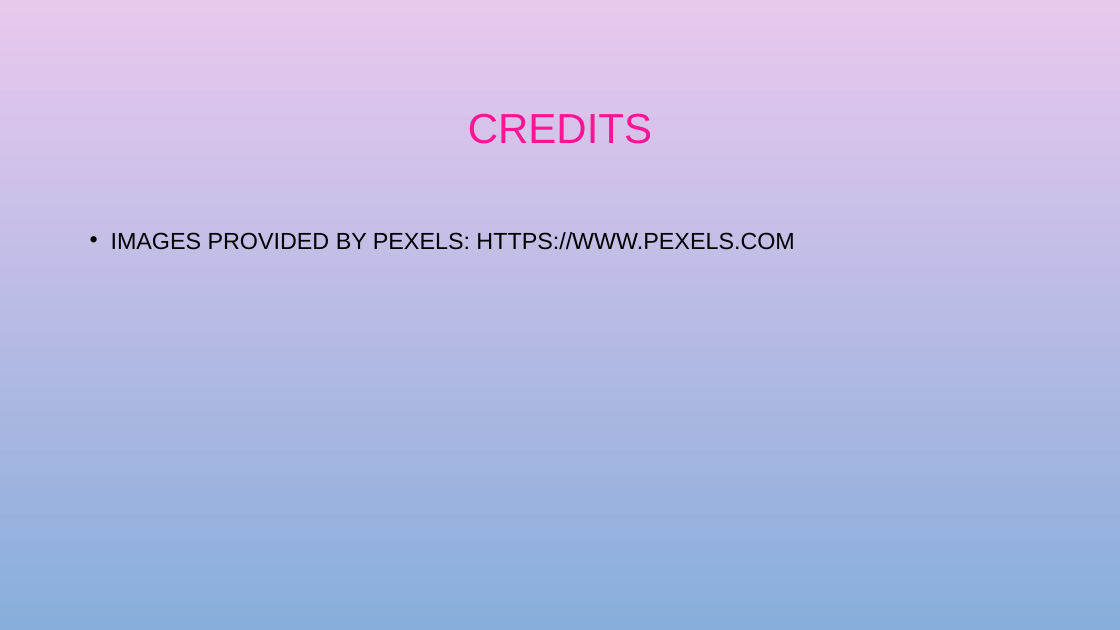
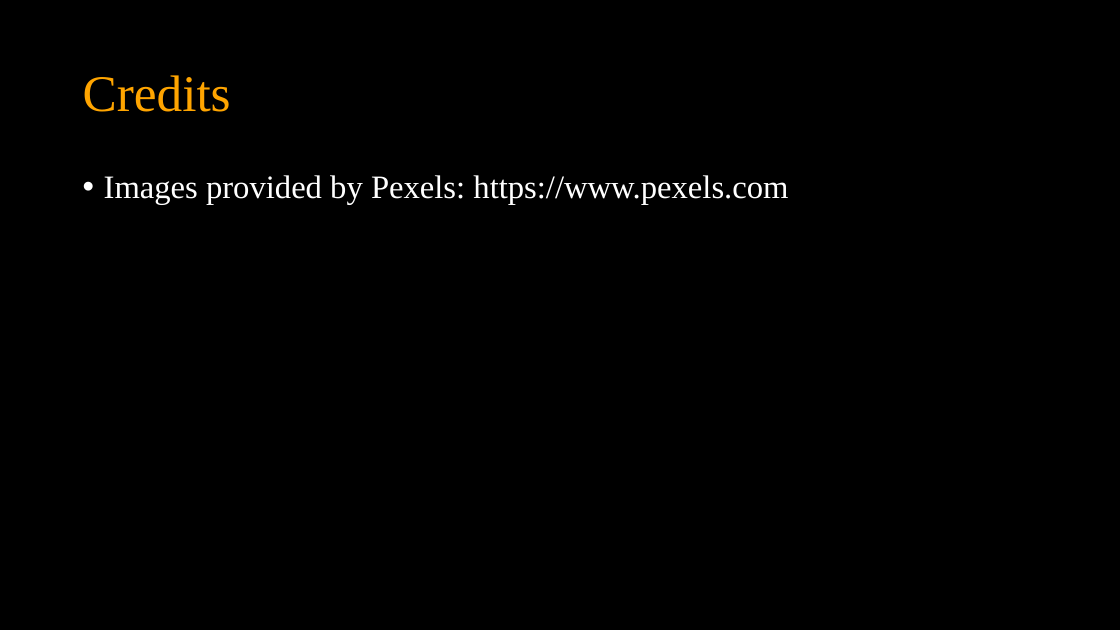
Before and after one commit to quirkycoder6/Rights-Rise2, a slide deck: slide 4 of PowerPoint_Generator/myapp/generated/generated_presentation.pptx (slide 9 before the commit). Drawn at 1120x630 pixels with LibreOffice and Linux fonts; fonts in the diff are those of the drawing; background and template pictures are left out. Boxes give left, top, right and bottom in pixels: in the first picture for what was removed or moved away, otherwise in the second. Text is boxed around its words. In the diff, an @@ line names an element or a change of style, - is before the commit and + after.

```diff
--- a/PowerPoint_Generator/myapp/generated/generated_presentation.pptx
+++ b/PowerPoint_Generator/myapp/generated/generated_presentation.pptx
@@ background picture (left out) to #000000 @@
@@ title at (83, 75, 231, 112): text changed; size 54 to 66 pt; font Arial to Times New Roman; text colour #FF1493 to #FFA500 @@
-CREDITS
+Credits
@@ text at (104, 175, 788, 205): text changed; size 30 to 42 pt; font Arial to Times New Roman; text colour #000000 to #FFFFFF @@
-• IMAGES PROVIDED BY PEXELS: HTTPS://WWW.PEXELS.COM
+• Images provided by Pexels: https://www.pexels.com
```
Also in this commit, not shown: 1 other slide changed, 2 slides added, 7 slides removed, 10 other files.
